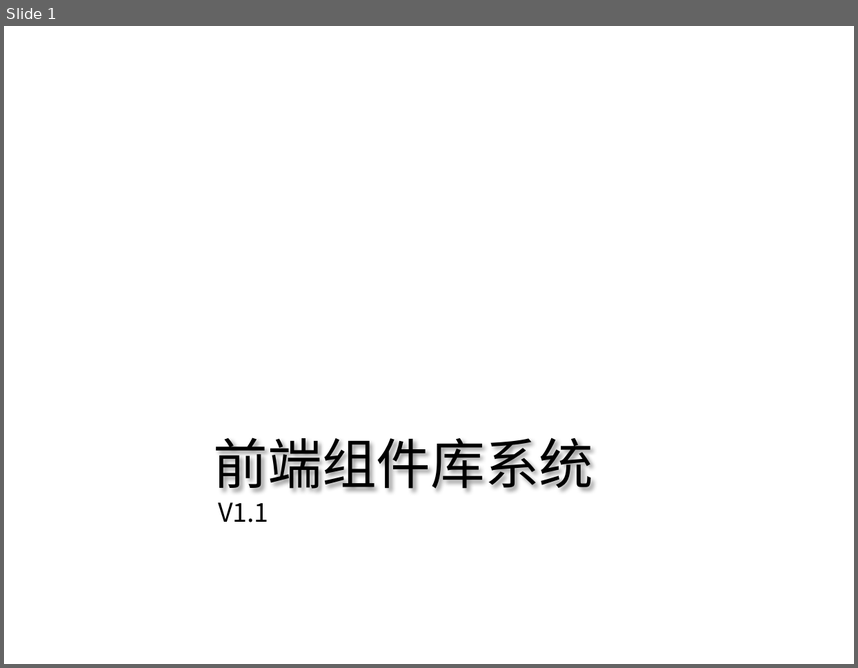
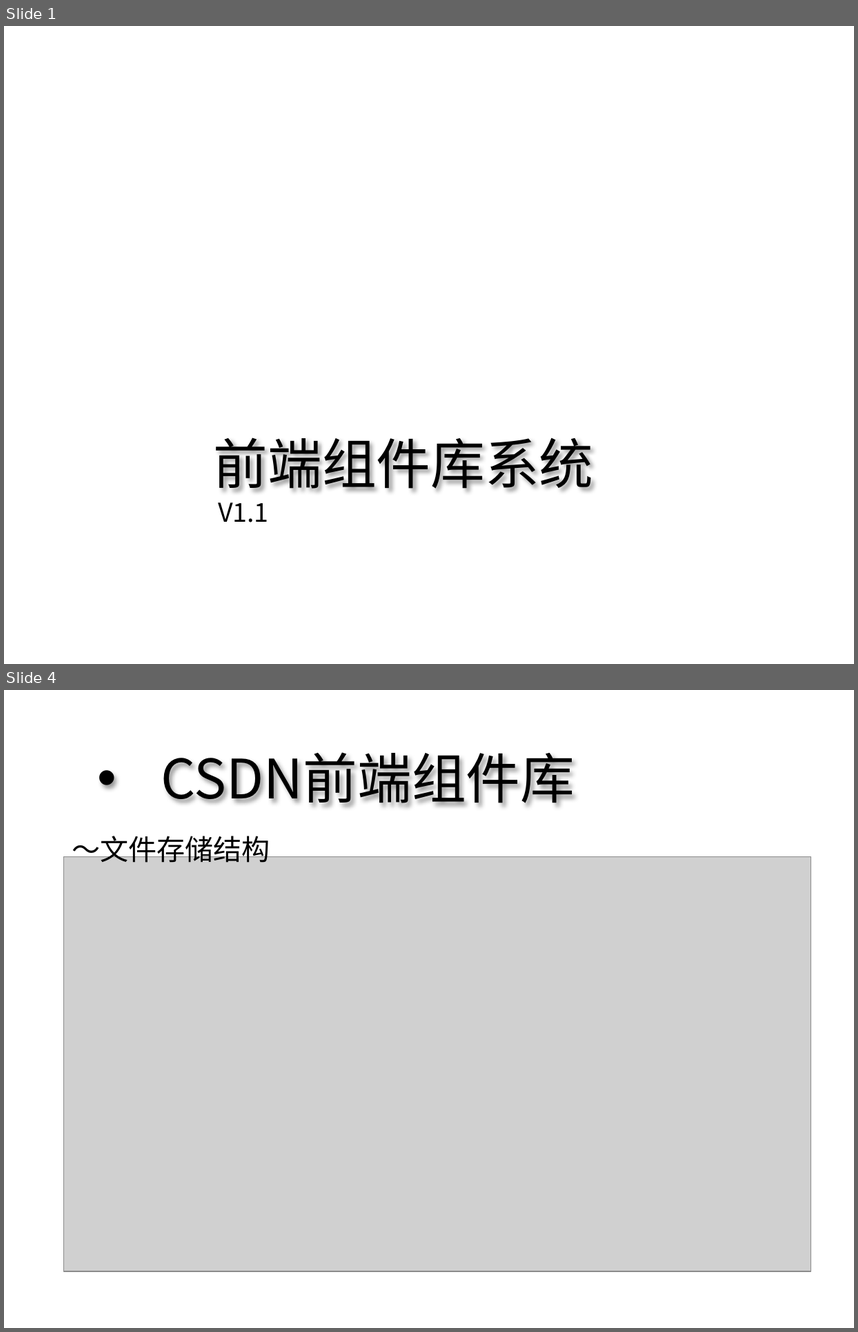
Before and after one commit to Kevin-coder80/Learn-Angularjs, a slide deck: doc/前端组件库.pptx. Shown one above the other, each under a label of ours: slide 1 before the commit, slides 1 and 4 after it; the slides between them are not shown. The pictures are 858x668 and 858x1332 pixels, drawn with LibreOffice and Linux fonts; fonts in the diff are those of the drawing; grey boxes stand for pictures; background and template pictures are left out. Boxes give left, top, right and bottom in pixels: in the first picture for what was removed or moved away, otherwise in the second. Text is boxed around its words. In the diff, an @@ line names an element or a change of style, - is before the commit and + after.

Commit message:
新增组件库文档

```diff
--- a/doc/前端组件库.pptx
+++ b/doc/前端组件库.pptx
@@ slide 4 added at <box>4,690,854,1328</box>, background picture (left out) @@
@@ title added at <box>161,752,575,806</box>, 46 pt, text #000000 @@
+• CSDN前端组件库
@@ text added at <box>72,836,270,862</box>, 24 pt, text #000000 @@
+～文件存储结构
@@ picture added at <box>63,856,811,1272</box> @@
```
Also in this commit, not shown: 3 other slides added, 1 slide removed, 7 other files.
